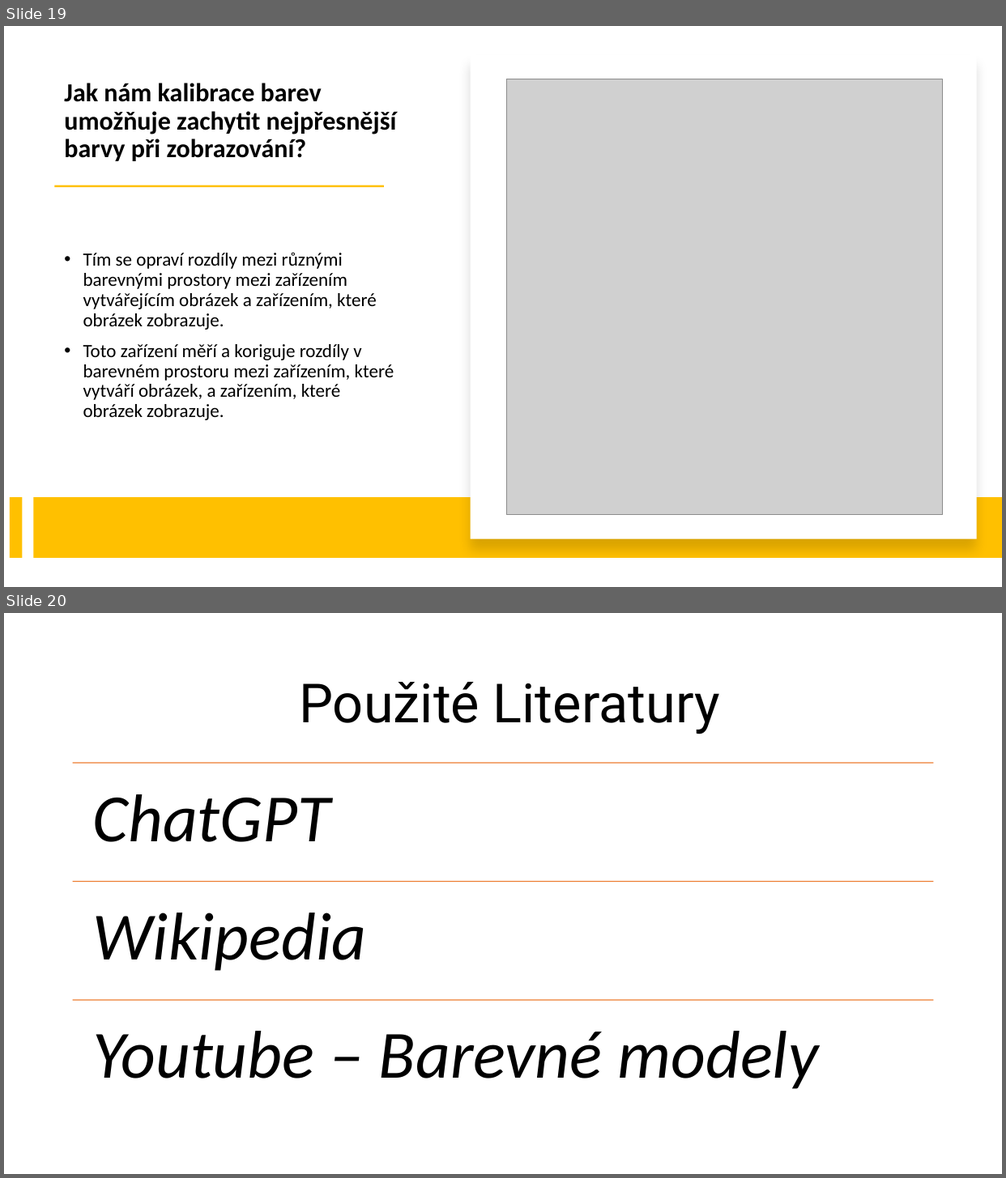
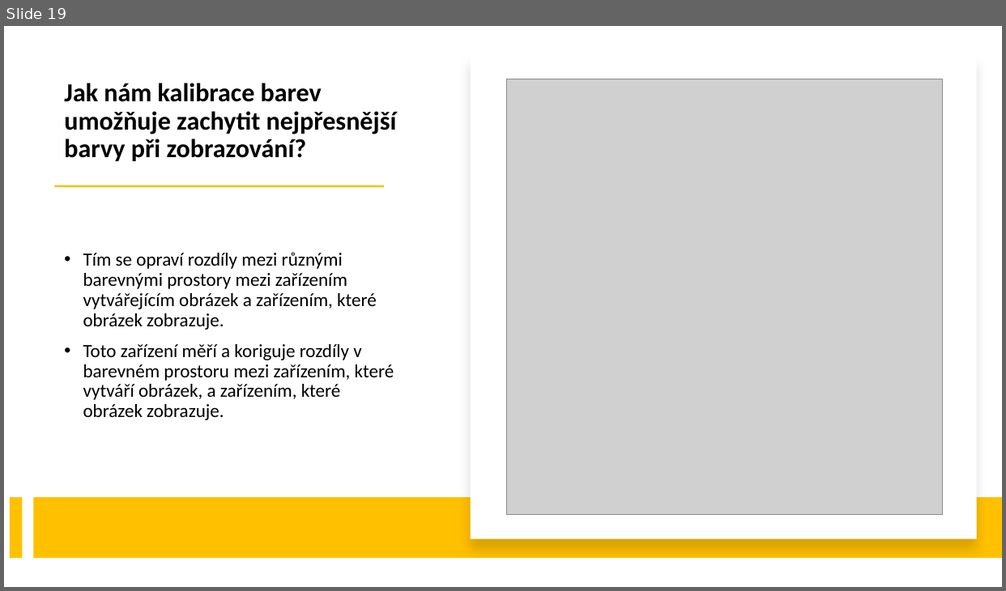
Before and after one commit to ibabayev7/barva, a slide deck: Presentation for IT.pptx. Shown one above the other, each under a label of ours: slides 19 and 20 before the commit, slide 19 after it. The pictures are 1006x1178 and 1006x591 pixels, drawn with LibreOffice and Linux fonts; fonts in the diff are those of the drawing; grey boxes stand for pictures. Boxes give left, top, right and bottom in pixels: in the first picture for what was removed or moved away, otherwise in the second. Text is boxed around its words. In the diff, an @@ line names an element or a change of style, - is before the commit and + after.

```diff
--- a/Presentation for IT.pptx
+++ b/Presentation for IT.pptx
@@ slide 20 removed at (4,613,1002,1174), background #FFFFFF @@
@@ title removed at (299,682,720,735) @@
-Použité Literatury
@@ group removed at (73,763,934,1089): 3 lines, 3 texts @@
-ChatGPT
-Wikipedia
-Youtube – Barevné modely
```
Also in this commit, not shown: 1 slide added.
